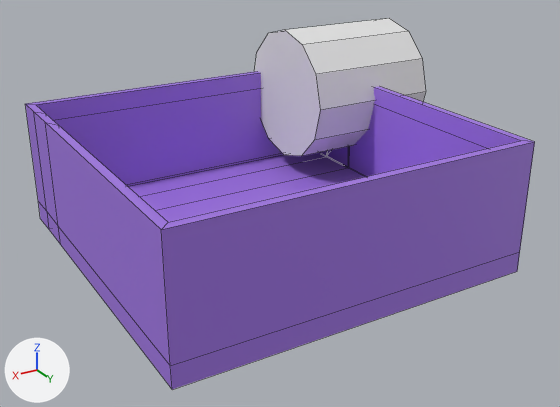
One commit to the Blender file blender/room.blend: the scene before it, then after it.
Before and after are seen from a 50 mm camera at (4.82, 8.52, 4.66) aimed at (-0.21, 0.13, 0.46). The lights are fixed; the arrows at lower left show +X, +Y and +Z. Mesh edges are drawn as thin lines. The same objects are shown in both versions, whatever each file hides.

Names of what the first picture shows: 'Cylinder', 'Room'.
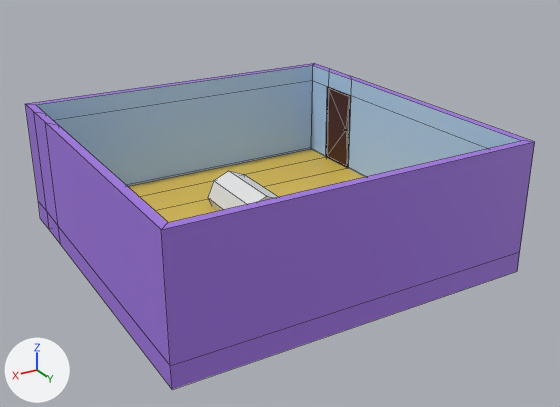
What differs and where, as boxes [x1, y1, x2, y2] in the pictures (560 x 407 px):
'Room', reshaped
    before: [25, 71, 535, 389]
    after: [25, 63, 535, 389]
'Cylinder', reshaped, moved, turned, rescaled
    before: [254, 18, 426, 156]
    after: [208, 171, 278, 211]
part 1 of me_cube, built on
    before: [326, 146, 349, 168]
    after: [326, 87, 351, 168]
part 2 of me_cube, recoloured (purple to yellow)
    both: [128, 153, 364, 222]
part 3 of me_cube, recoloured (purple to blue)
    both: [36, 73, 520, 186]

Edits to the bpy script that builds the scene:
```text
Add mat_fioor:
    mat_fioor = principled_material('fioor')
    mat_fioor.base_color = (0.746, 0.53, 0.0862)  # yellow #e0c053
Add mat_material_001:
    mat_material_001 = principled_material('Material.001')
    mat_material_001.base_color = (0.322, 0.322, 0.322)  # grey #9a9a9a
Add mat_wall:
    mat_wall = principled_material('wall')
    mat_wall.base_color = (0.427, 0.636, 0.919)  # blue #afd1f6
Add mat_door:
    mat_door = principled_material('Door')
    mat_door.base_color = (0.058, 0.00876, 0.00477)  # dark red #44170f
Change me_cube:
    used by ob_room; location = (0.0, 0.0, 0.0); scale = (2.65, 2.65, 0.143)
    remove me_cube.from_pydata(...)  # 76 vertices, 74 faces; spans x -0.92..0.92, y -0.92..0.92, z -1.0..11.43
    add me_cube.from_pydata(...)  # 104 vertices, 97 faces; spans x -0.92..0.92, y -0.92..0.92, z -1.0..11.43
    me_cube part 1
    17 vertices are removed from x -0.88..-0.87, y -0.69..-0.45, z 1.14..9.61
    22 faces are deleted
    3 vertices move from x -0.88, y -0.69..-0.45, z 1.14..9.61 to x -0.88..-0.87, y -0.69..-0.45, z 1.14..9.61
    45 vertices are added at x -0.88..-0.86, y -0.69..-0.45, z 0.98..9.61
    27 new faces join them, mat_door (dark red #44170f)
    17 new faces join them, mat_material_001 (grey #9a9a9a)
    1 new face joins them, mat_material (purple #a277e5)
    me_cube part 2: 3 faces spanning x -0.88..0.88, y -0.88..0.88, z 1.0 switch from mat_material (purple #a277e5) to mat_fioor (yellow #e0c053)
    me_cube part 3: 22 faces spanning x -0.88..0.88, y -0.88..0.88, z 1.0..11.43 switch from mat_material (purple #a277e5) to mat_wall (blue #afd1f6)
    add me_cube.materials.append(mat_door)  # dark red #44170f
    add me_cube.materials.append(mat_material_001)  # grey #9a9a9a
Change me_cylinder:
    used by ob_cylinder; location = (-2.32, -1.57, 1.44); rotation_euler = (1.571, 0.0, 1.571), in degrees (90, 0, 90)
    remove me_cylinder.from_pydata(...)  # 24 vertices, 14 faces; spans x -1.0..1.0, y -1.0..1.0, z -1.0..1.0
    add me_cylinder.from_pydata(...)  # 16 vertices, 10 faces; spans x -1.0..1.0, y -1.0..1.0, z -1.0..1.0
    me_cylinder part 4
    16 vertices are removed from x -0.87..0.87, y -0.87..0.87, z -1.0..1.0
    14 faces are deleted
    8 vertices are added at x -0.71..0.71, y -0.71..0.71, z -1.0..1.0
    10 new faces join them
Change ob_cylinder:
    ob_cylinder.location: (-2.32, -1.57, 1.44) -> (0.0, -0.41, 0.27)
    ob_cylinder.rotation_euler: (1.571, 0.0, 1.571) -> (1.571, 0.0, 0.0)  # degrees (90, 0, 90) -> degrees (90, 0, 0)
    ob_cylinder.scale: (1.0, 1.0, 1.0) -> (0.351, 0.351, 0.559)
```
